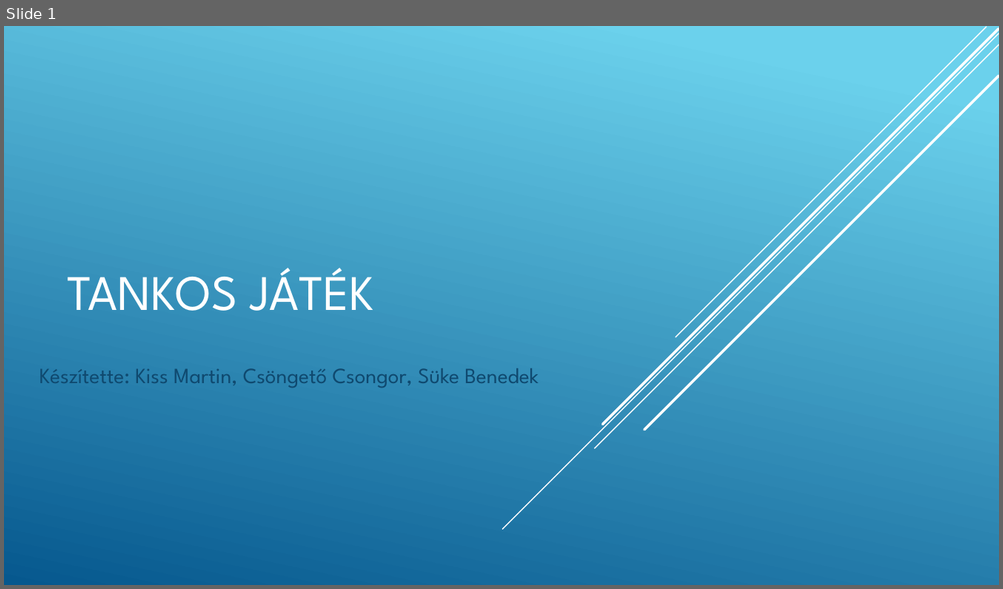
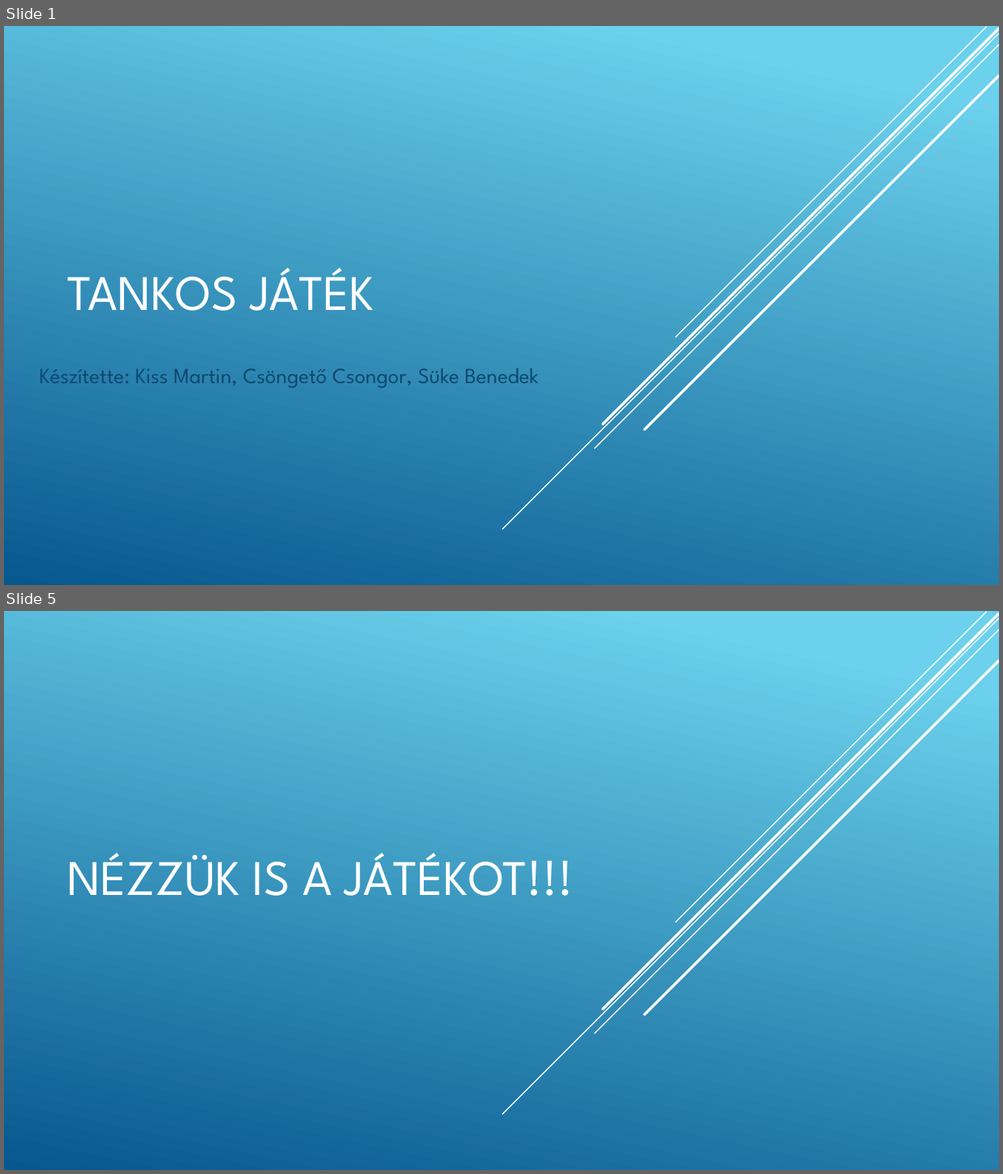
Before and after one commit to sukebenedek/TankyShooty, a slide deck: TankyShooty/TankyShooty/prezentáció.pptx. Shown one above the other, each under a label of ours: slide 1 before the commit, slides 1 and 5 after it; the slides between them are not shown. The pictures are 1003x589 and 1003x1174 pixels, drawn with LibreOffice and Linux fonts; fonts in the diff are those of the drawing. Boxes give left, top, right and bottom in pixels: in the first picture for what was removed or moved away, otherwise in the second. Text is boxed around its words. In the diff, an @@ line names an element or a change of style, - is before the commit and + after.

```diff
--- a/TankyShooty/TankyShooty/prezentáció.pptx
+++ b/TankyShooty/TankyShooty/prezentáció.pptx
@@ slide 5 added at [4,611,999,1170], background gradient #6ED2EB to #06588E; not listed: 5 template elements that a slide beside it also shows @@
@@ title added at [68,853,574,896], 48 pt, text #FFFFFF @@
+NÉZZÜK IS A JÁTÉKOT!!!
```
Also in this commit, not shown: 1 slide changed, 2 other slides added, 8 other files.
